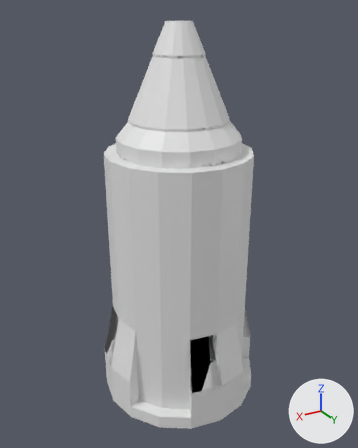
Renders of the FBX model Assets/05_Models/Props/LegoSharpener.fbx from each side of a commit.
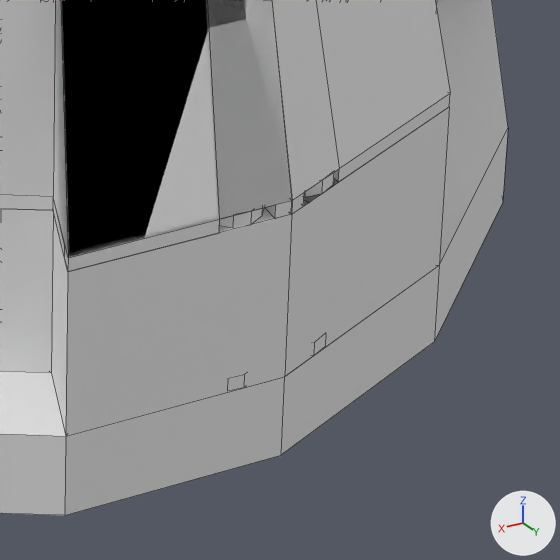
Each version is shown whole from a 50 mm camera at (13.08, 5.91, 4.01) aimed at (9.08, -0.77, 0.67), then close up on the part from 51% to 72% of the width and 80% to 97% of the height. Every picture has the same lights, and +X, +Y and +Z are marked at lower right. The close-ups show mesh edges as thin lines. Where no turn or scale is listed for an object, it has been applied to the vertices.

In view in the first close-up: 'BottomCircle_14x14', 'Lego1.466', 'Lego1.467', 'Lego1.468', 'Lego1.469'.
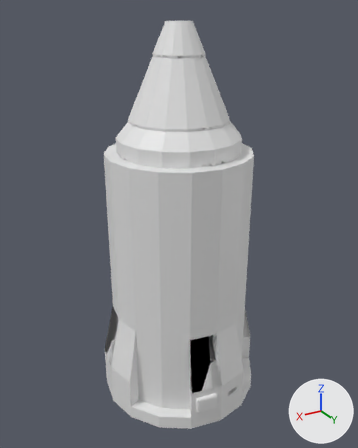
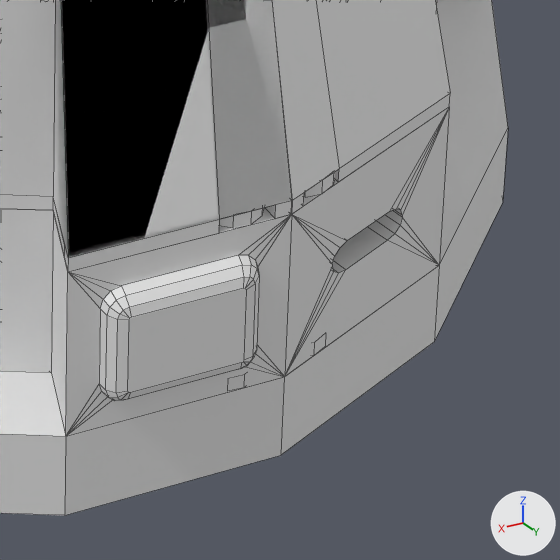
Boxes [x1, y1, x2, y2] around the edits, measured in the close-ups (560 x 560 px):
part 1 of me_cube_626, built on: [66, 107, 449, 436] in both

What changed in the scene script:
```text
Change me_cube_626:
    used by ob_lego1_468; location = (9.069, -0.777, -1.85)
    remove me_cube_626.from_pydata(...)  # 605 vertices, 550 faces; spans x -1.0..1.0, y -1.0..1.4, z -0.44..2.32
    add me_cube_626.from_pydata(...)  # 698 vertices, 648 faces; spans x -1.0..1.0, y -1.0..1.42, z -0.44..2.32
    me_cube_626 part 1
    2 faces are deleted
    80 vertices are added at x -0.39..0.46, y 1.13..1.42, z -0.36..-0.04
    6 new vertices lie (0.04, -0.2, 0.0) away from vertices in x -0.2..-0.15, y 1.36..1.37, z -0.24..-0.16
    6 new vertices lie (0.04, -0.19, 0.0) away from vertices in x -0.39..-0.34, y 1.32..1.33, z -0.24..-0.16
    100 new faces join them
```
